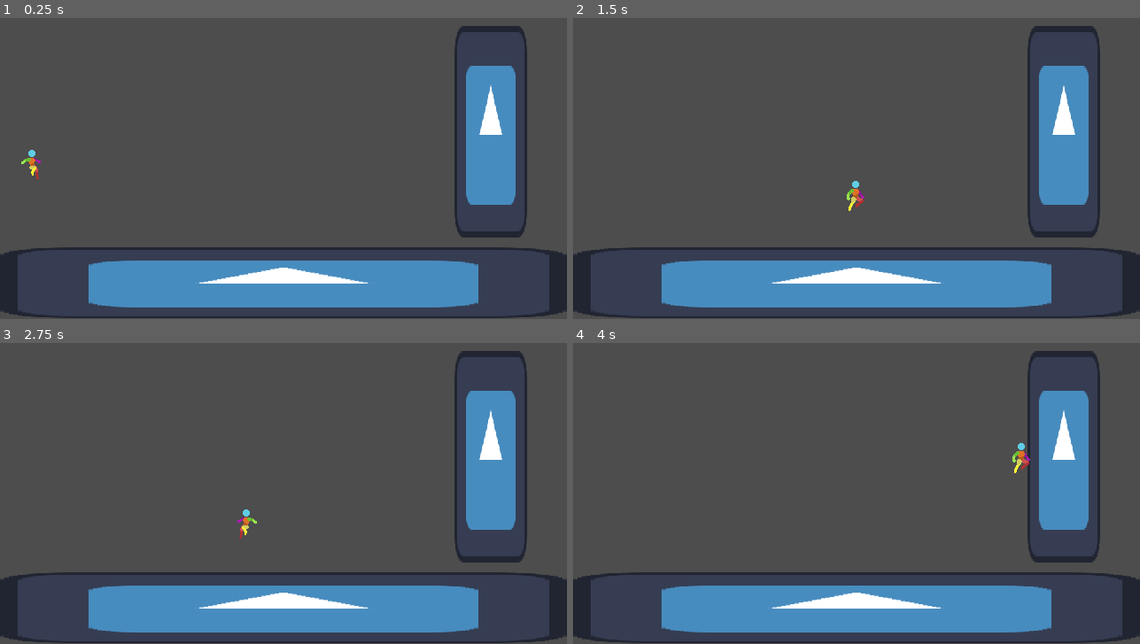
Above: before the commit, frames 1-4 (two rows, left to right).
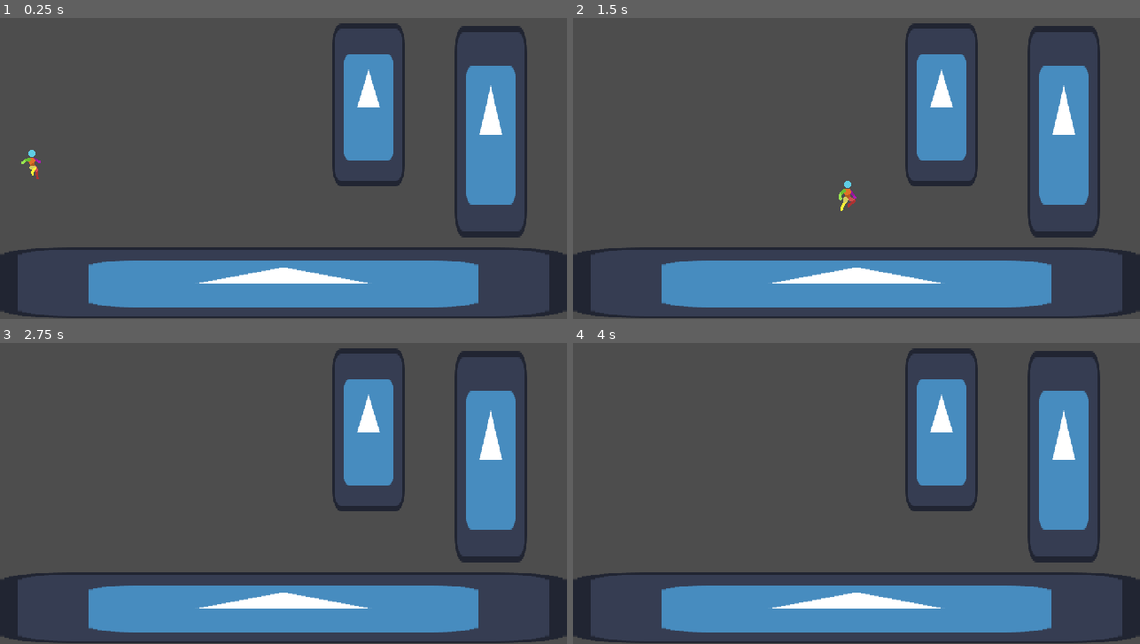
Above: after the commit, the same moments.

Repository: ben360xx/Outta-The-Box-Game-Jam
Game: Godot game, scene res://Scenes/main.tscn
The game is run twice, just before and just after one commit, with the same random seed, the same clock (stepped at 60 frames per second) and the same inputs. The engine's default icon, where the game draws it, is replaced by a stand-in: a white triangle on a blue panel in a dark square.
Inputs (mouse positions are in pixels of both pictures, inside the frame that each line leads up to):
- Up to frame 1 (0.25 s): no input
- Up to frame 2 (1.5 s): tap Enter at 0.5 s; move the mouse to (981, 144) at 0.52 s; hold D (RIGHT) from 0.53 s (still down); tap Space (WALLJUMP) at 0.6, 0.77, 1.07, 1.35 s; click (981, 144) at 0.67 s; move the mouse to (743, 174) at 1.27 s
- Up to frame 3 (2.75 s): tap Space (WALLJUMP) at 1.52, 1.82, 2.1 s; move the mouse to (340, 415) at 2.02 s; release D (RIGHT) at 2.03 s; hold A (LEFT) from 2.03 s (still down)
- Up to frame 4 (4 s): move the mouse to (828, 547) at 2.77 s; release A (LEFT) at 2.78 s; hold D (RIGHT) from 2.78 s (still down); tap Space (WALLJUMP) at 2.85, 3.02, 3.32, 3.6, 3.77 s; click (828, 547) at 2.92 s; move the mouse to (1026, 532) at 3.52 s

The runs differ from the first frame. In frame 1, 3.9% of the frame differs, in the area x 58-72%, y 1-56%; in frame 2, 4.2%, in the area x 46-72%, y 1-65%; in frame 3, 4.1%; in frame 4, 4.1%.

Commit message:
Added wall jump horizontal
It now adds horizontal elocity

Infinite speed was a side-eddect

Diff:
--- a/Scenes/Test.tscn
+++ b/Scenes/Test.tscn
@@ -289,6 +289,18 @@
 scale = Vector2(0.99999976, 1)
 shape = SubResource("RectangleShape2D_efk68")
 
+[node name="Icon3" type="Sprite2D" parent="." unique_id=733322248]
+position = Vector2(416, 118.25)
+scale = Vector2(0.6406255, 1.4335936)
+texture = ExtResource("2_0dy5s")
+
+[node name="StaticBody2D" type="StaticBody2D" parent="Icon3" unique_id=1860043200]
+
+[node name="CollisionShape2D" type="CollisionShape2D" parent="Icon3/StaticBody2D" unique_id=1783426327]
+position = Vector2(0, 0.7999878)
+scale = Vector2(0.99999976, 1)
+shape = SubResource("RectangleShape2D_efk68")
+
 [node name="Player" type="CharacterBody2D" parent="." unique_id=1900342139]
 position = Vector2(37, 140)
 up_direction = Vector2(0, 1)
--- a/Scripts/player.gd
+++ b/Scripts/player.gd
@@ -1,6 +1,6 @@
 extends CharacterBody2D
 
-@export var SPEED : float = 300.0
+@export var SPEED : float = 10.0
 @export var JUMP_VELOCITY : float = 400.0
 @export var jump :bool = true
 @export var fallGraV : float = 0.3
@@ -38,7 +38,7 @@
 	# Horizontal movement
 	var direction := Input.get_axis("LEFT", "RIGHT")
 	if direction:
-		velocity.x = direction * SPEED
+		velocity.x += SPEED * direction
 		if is_on_floor():
 			anim.play("Run")
 	else:
@@ -50,4 +50,5 @@
 	move_and_slide()
 
 	if is_on_wall() and Input.is_action_just_pressed("WALLJUMP") and jump:
+		velocity.x += 500 * -direction
 		velocity.y = -JUMP_VELOCITY
